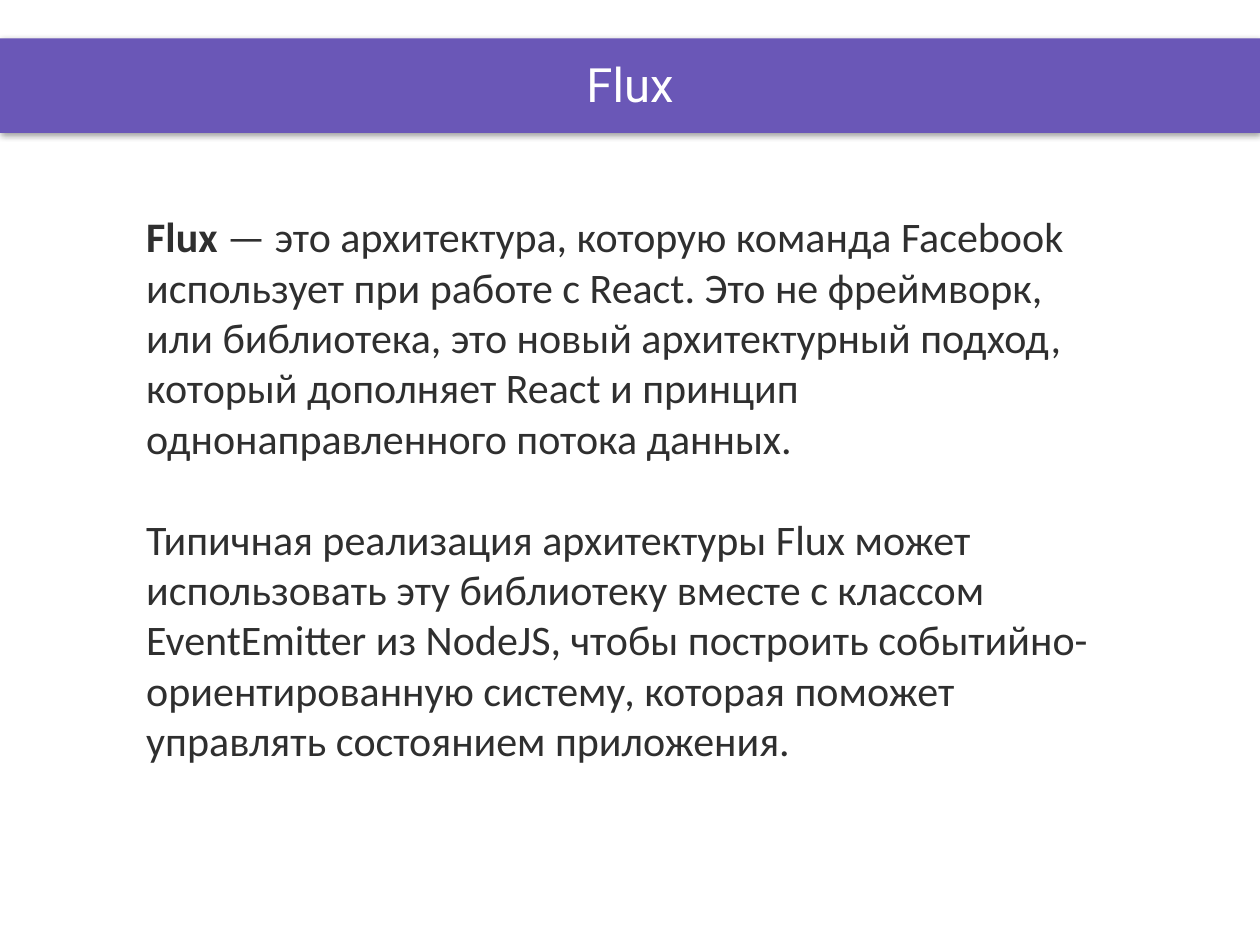
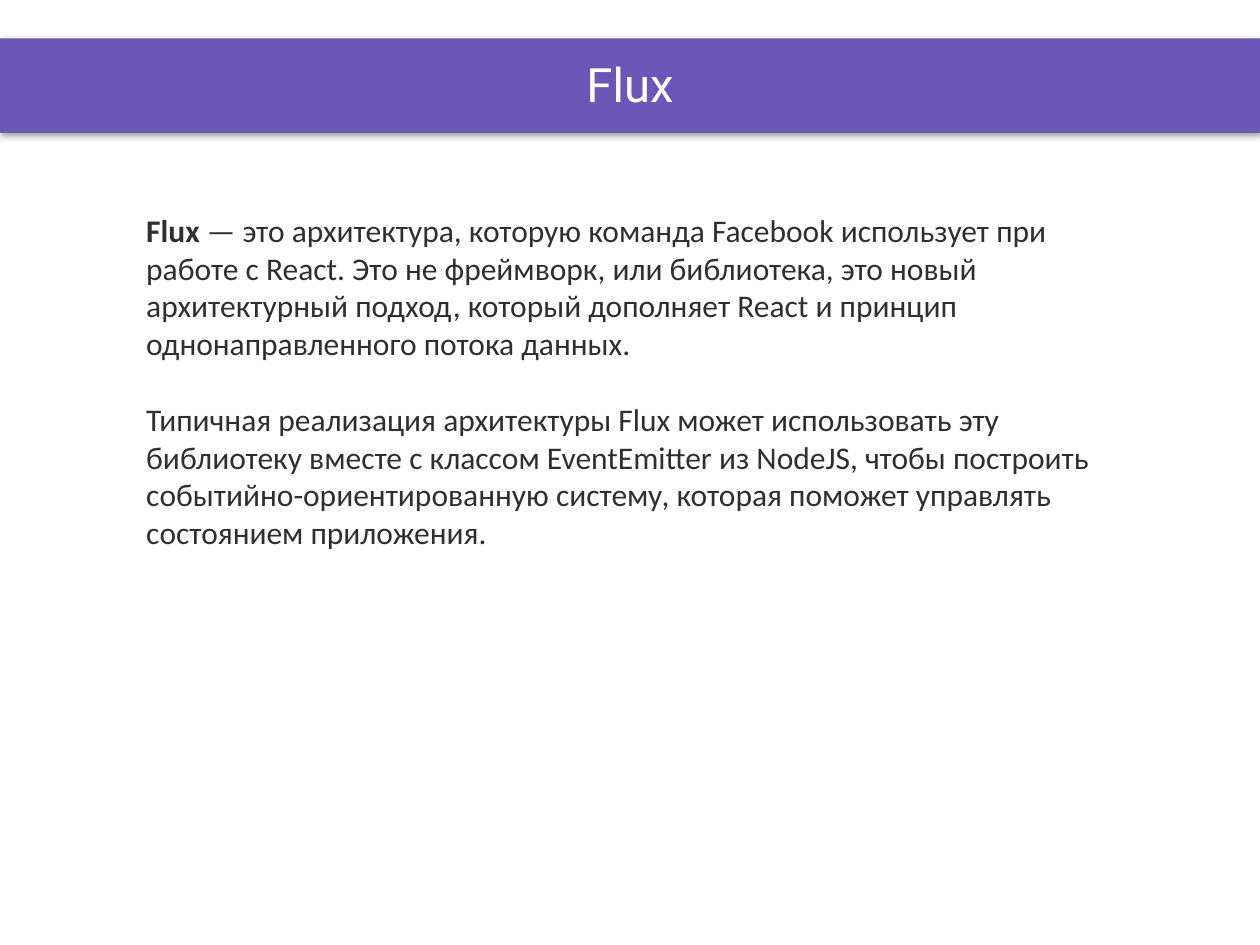
Before and after one commit to DinamickaDevelopment/ignite, a slide deck: slide 2 of ReactJS/lesson_25/Presentation/Flux.pptx. Drawn at 1260x945 pixels with LibreOffice and Linux fonts; fonts in the diff are those of the drawing; background and template pictures are left out. Boxes give left, top, right and bottom in pixels: in the first picture for what was removed or moved away, otherwise in the second. Text is boxed around its words. In the diff, an @@ line names an element or a change of style, - is before the commit and + after.

```diff
--- a/ReactJS/lesson_25/Presentation/Flux.pptx
+++ b/ReactJS/lesson_25/Presentation/Flux.pptx
@@ text "Flux — это архитектура, которую ..." at box(146, 220, 1089, 549): size 24 to 18 pt @@
```
Also in this commit, not shown: 4 other slides changed, 17 other files.
